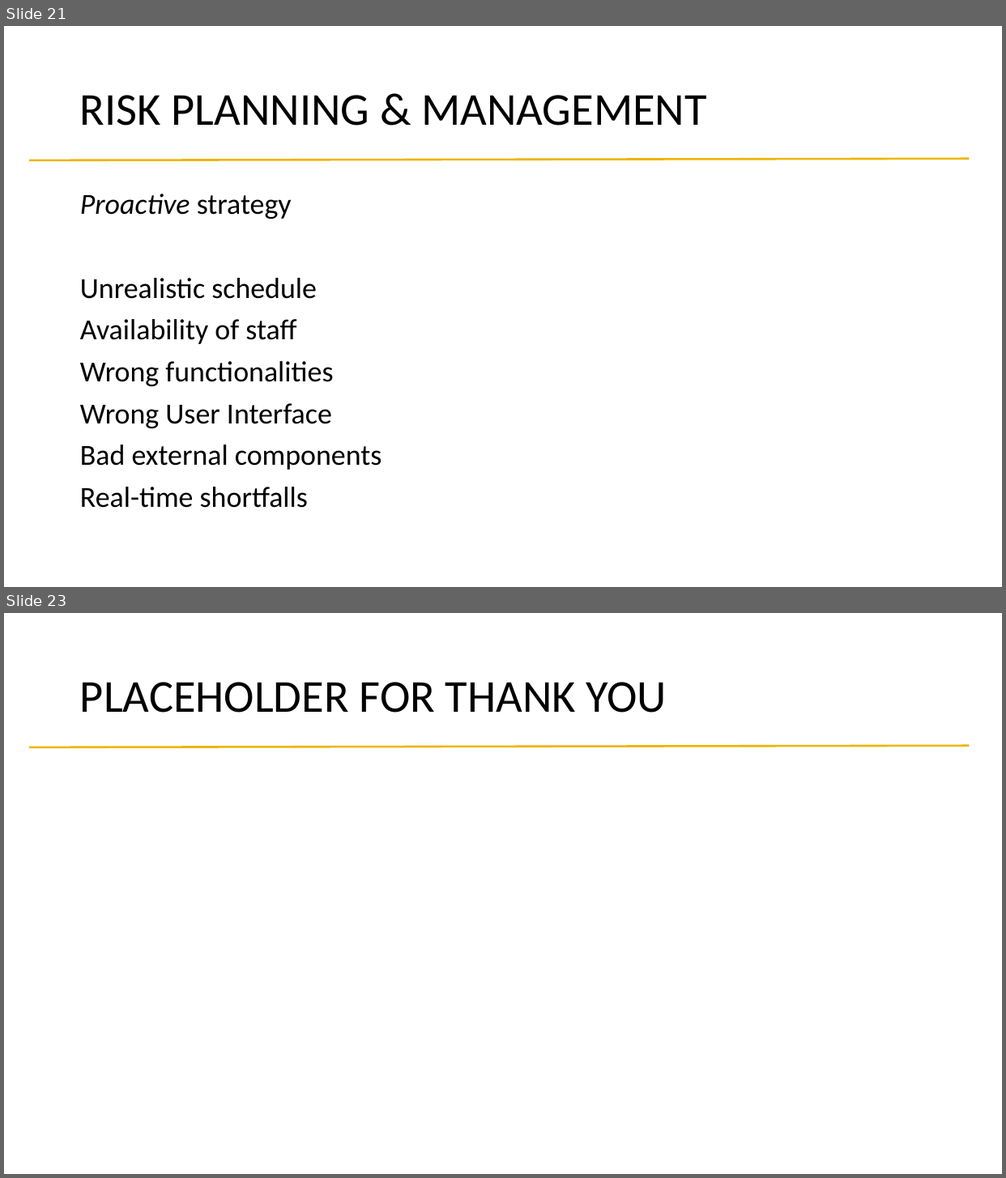
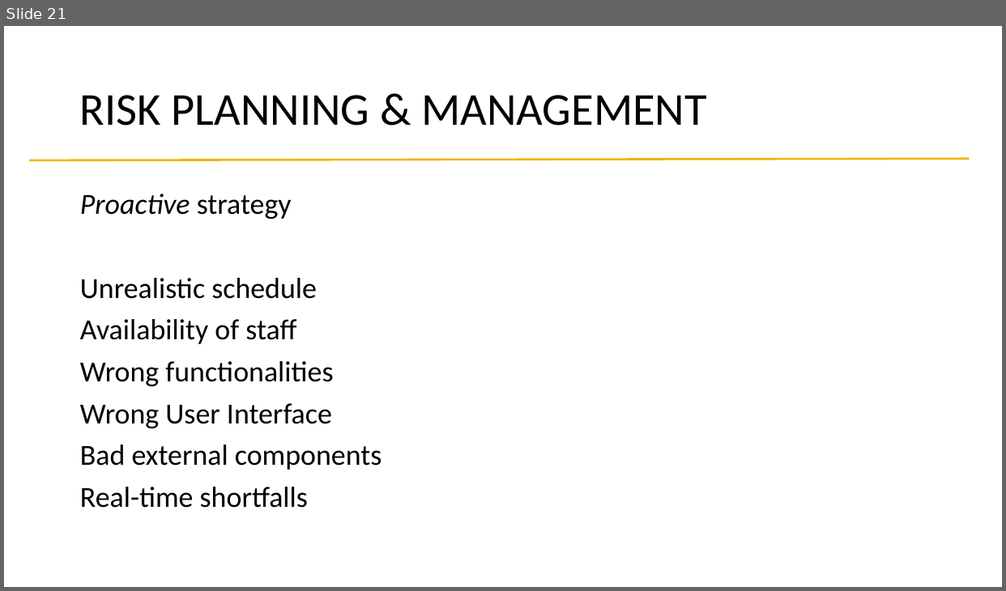
Before and after one commit to alessandrobaldassari/se2-polimi-baldassari-bendin-giarola, a slide deck: Final Presentation/Presentation.pptx. Shown one above the other, each under a label of ours: slides 21 and 23 before the commit, slide 21 after it; the slides between them are not shown. The pictures are 1006x1178 and 1006x591 pixels, drawn with LibreOffice and Linux fonts; fonts in the diff are those of the drawing. Boxes give left, top, right and bottom in pixels: in the first picture for what was removed or moved away, otherwise in the second. Text is boxed around its words. In the diff, an @@ line names an element or a change of style, - is before the commit and + after.

```diff
--- a/Final Presentation/Presentation.pptx
+++ b/Final Presentation/Presentation.pptx
@@ slide 23 removed at box(4, 613, 1002, 1174), background #FFFFFF; not listed: 1 template element that a slide beside it also shows @@
@@ title removed at box(80, 682, 667, 713) @@
-PLACEHOLDER FOR THANK YOU
```
Also in this commit, not shown: 1 slide changed, 1 slide added.
